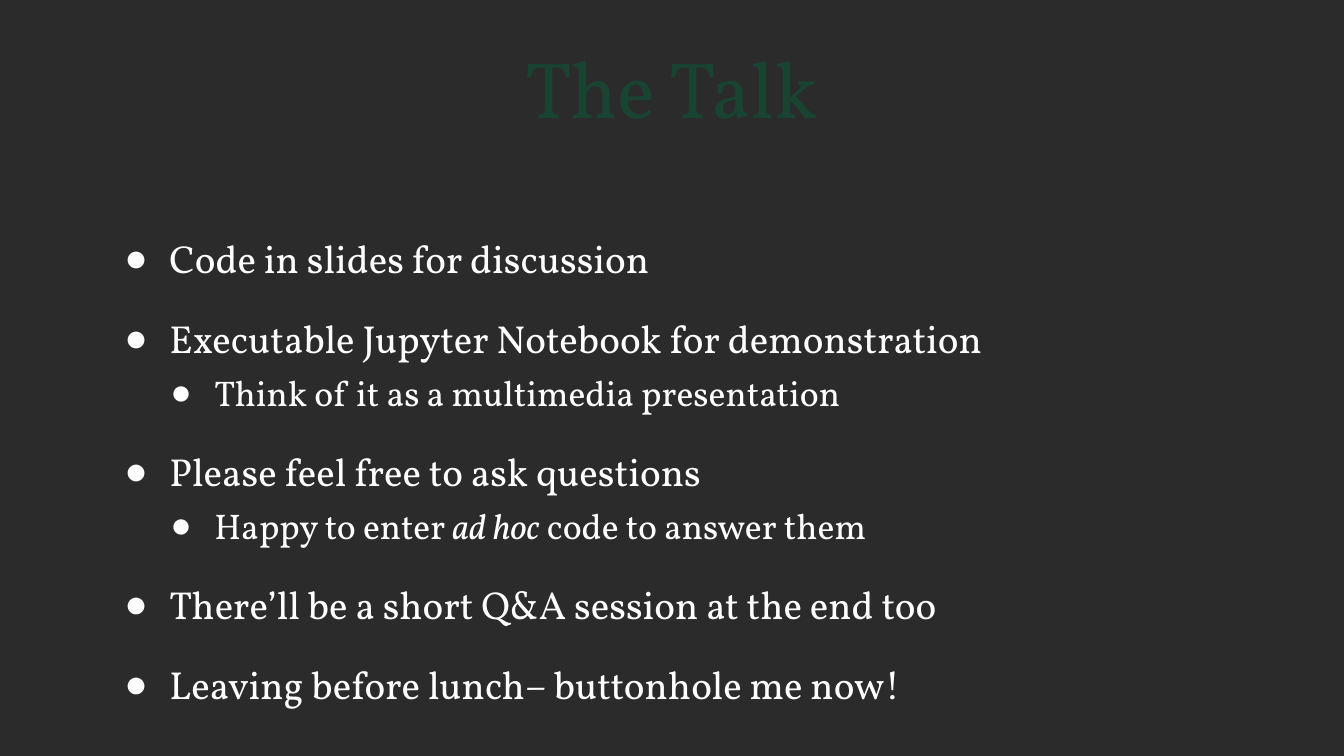
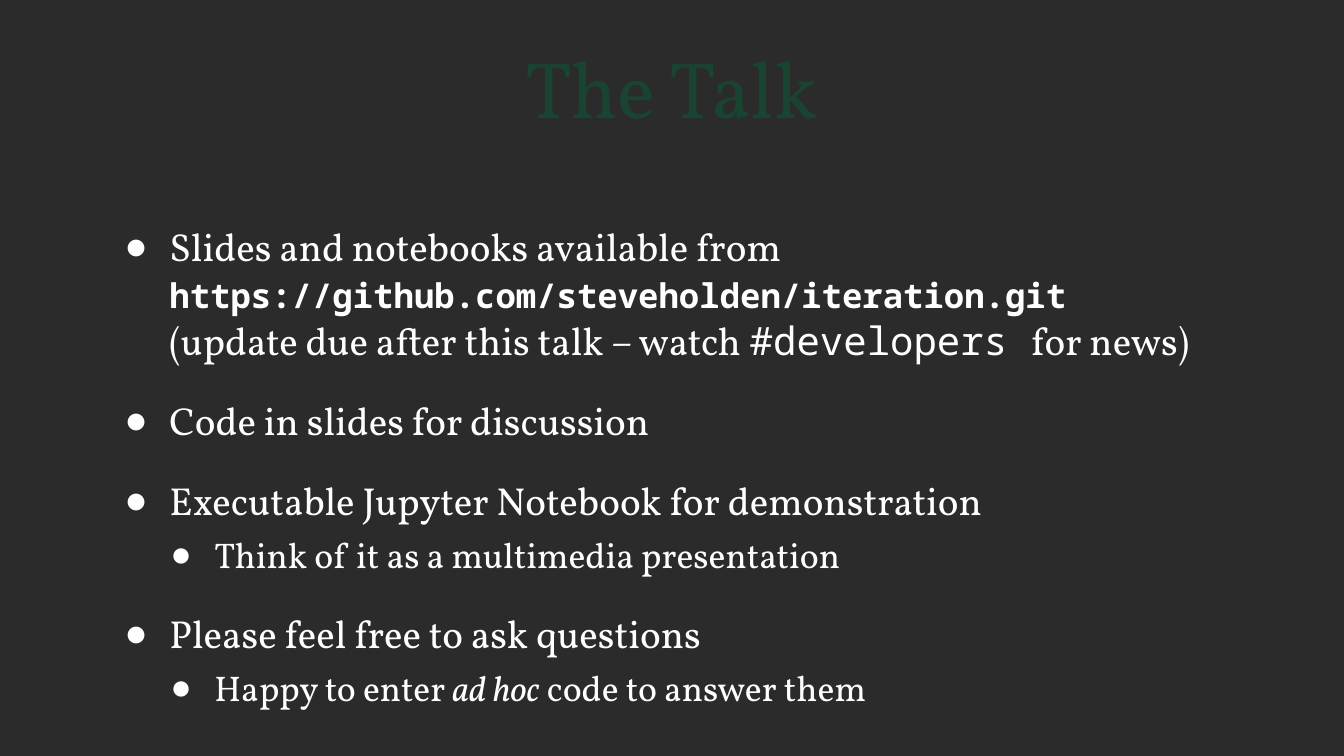
Before and after one commit to steveholden/iteration, a slide deck: slide 2 of iterables.pptx (slide 3 before the commit). Drawn at 1344x756 pixels with LibreOffice and Linux fonts; fonts in the diff are those of the drawing; background and template pictures are left out; a plain dark background stands for a picture behind light text. Boxes give left, top, right and bottom in pixels: in the first picture for what was removed or moved away, otherwise in the second. Text is boxed around its words. In the diff, an @@ line names an element or a change of style, - is before the commit and + after.

```diff
--- a/iterables.pptx
+++ b/iterables.pptx
@@ text "Slides and notebooks available from ...": place and size @@
-text "Slides and notebooks available from ..." at <box>169,245,982,709</box>
+text "Slides and notebooks available from ..." at <box>169,233,1189,710</box>
@@ text at <box>169,233,1189,366</box>: paragraph added @@
+● Slides and notebooks available from
+  https://github.com/steveholden/iteration.git
+  (update due after this talk – watch #developers for news)
@@ text at <box>169,591,937,709</box>: paragraphs removed @@
-● There’ll be a short Q&A session at the end too
-● Leaving before lunch– buttonhole me now!
```
Also in this commit, not shown: 16 other slides changed, 4 slides added, 1 slide removed, 9 other files.
